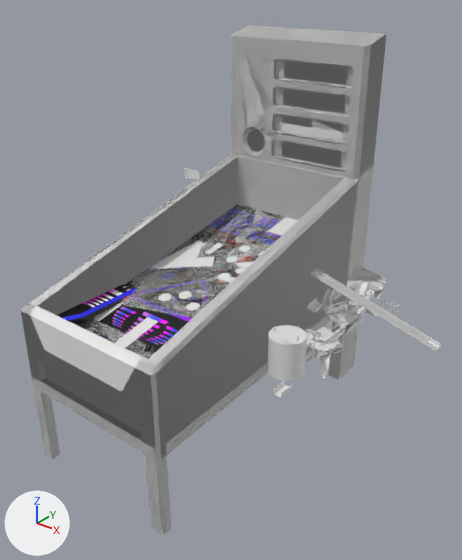
Renders of the FBX model Assets/Prefabs/FBX/NewPinbalTable.fbx from each side of a commit.
Camera for both pictures: a 50 mm camera at (9.0, -10.51, 7.44) aimed at (0.95, -0.44, 1.2). The axes (+X, +Y, +Z) are drawn at lower left. The lights are the same throughout. Where no turn or scale is listed for an object, it has been applied to the vertices. Vertices at the same position are counted once.

Names of what the first picture shows: 'BossMap', 'ClosedLongBridge.001', 'Cylinder', 'P_Table', 'P_Table.001', 'tabletop'.
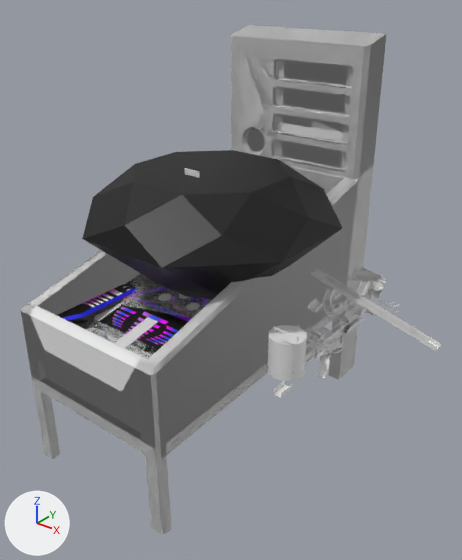
Where the newer file only moved an object's origin or applied its transform, the numbers keep the older frame.

Where the change shows, as pixel boxes (x1, y1, x2, y2) in the pictures (462 x 560 px):
'Gem', reshaped (not visible before): after (82, 150, 342, 300)

The change in detail:
me_gem has 34 vertices, 48 faces and spans x -0.0441..0.0441, y -0.0441..0.0441, z 0.0..0.0549.
me_gem is used by ob_gem; location (0.0, 0.0, 0.0).
me_gem part 1: the whole mesh is multiplied about the mesh origin by the matrix ((62.786, 0.0, 0.0), (0.0, 62.786, 0.0), (0.0, 0.0, 62.786)).
